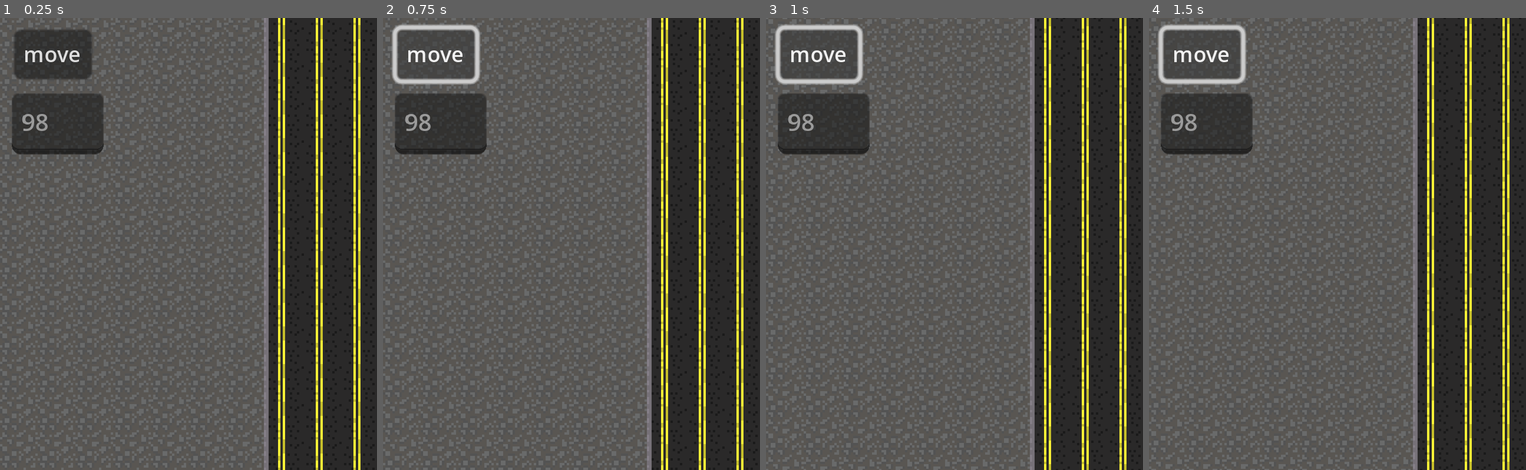
Above: before the commit, frames 1-4 (left to right).
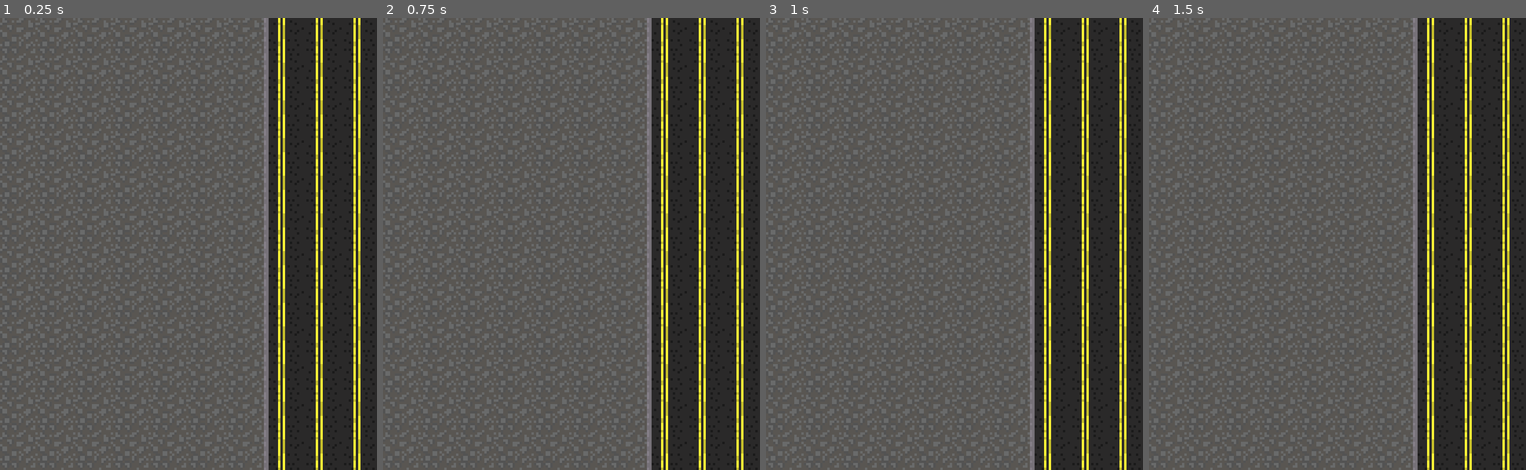
Above: after the commit, the same moments.

Repository: vitrolarium/brazilian-sidewalk
Game: Godot game, scene res://Objects/Scenes/Main.tscn
Same seed, same stepped clock (60 frames per second), same inputs: the game is played once before the commit and once after it. The project has no main scene, so this scene is started directly.
Inputs (mouse positions are in pixels of both pictures, inside the frame that each line leads up to):
- Up to frame 1 (0.25 s): no input
- Up to frame 2 (0.75 s): click (435, 54) at 0.5 s, where only the run before the commit has a clickable "move"
- Up to frame 3 (1 s): no input
- Up to frame 4 (1.5 s): click (1201, 54) at 1.25 s, where only the run before the commit has a clickable "move"

The runs differ from the first frame. In frame 1, 5.4% of the frame differs, in the area x 3-28%, y 2-31%; in frame 2, 6.2%; in frame 3, 6.9%; in frame 4, 7.0%, in the area x 2-96%, y 0-100%.

Commit message:
infinite scrolling done
suck my dick

Diff:
--- a/Objects/Scenes/sidewalk_manager.gd
+++ b/Objects/Scenes/sidewalk_manager.gd
@@ -2,6 +2,7 @@
 
 @export_category("Sidewalk Settings")
 @export var sidewalk_speed : int
+@export var alt_sidewalk_chance : float
 
 @export_category("Sidewalk Objects")
 @export var main_sidewalk : PackedScene
@@ -24,16 +25,24 @@
 	if is_enabled:
 		move_sidewalks(sidewalk_speed * delta)
 
-
 func move_sidewalks(speed : float):
 	for sidewalk in current_sidewalks:
 		sidewalk.position.y += speed
-		if speed > 0 and sidewalk.position.y > _viewport_size.y:
-			sidewalk.position.y -= _viewport_size.y * 3
 
+		if sidewalk.position.y > _viewport_size.y:
+			if randf() < alt_sidewalk_chance:
+				var new_sidewalk = alt_sidewalk.pick_random().instantiate() as TileMap
+				new_sidewalk.position.y = sidewalk.position.y - _viewport_size.y * 3
+				current_sidewalks.push_back(new_sidewalk)
+				add_child(new_sidewalk)
 
-func _on_button_pressed() -> void:
-	if is_enabled:
-		sidewalk_speed = int($TextEdit.text)
-	else:
-		is_enabled = true
+				current_sidewalks.erase(sidewalk)
+				sidewalk.queue_free()
+			else:
+				var new_sidewalk = main_sidewalk.instantiate() as TileMap
+				new_sidewalk.position.y = sidewalk.position.y - _viewport_size.y * 3
+				current_sidewalks.push_back(new_sidewalk)
+				add_child(new_sidewalk)
+
+				current_sidewalks.erase(sidewalk)
+				sidewalk.queue_free()
--- a/Objects/Scenes/sidewalk_manager.tscn
+++ b/Objects/Scenes/sidewalk_manager.tscn
@@ -1,32 +1,12 @@
-[gd_scene load_steps=3 format=3 uid="uid://8442rfdmkaiy"]
+[gd_scene load_steps=4 format=3 uid="uid://8442rfdmkaiy"]
 
 [ext_resource type="Script" path="res://Objects/Scenes/sidewalk_manager.gd" id="1_0vn1f"]
 [ext_resource type="PackedScene" uid="uid://cegx2hxloon8d" path="res://Objects/Scenes/basic_sidewalk.tscn" id="2_s2xhj"]
+[ext_resource type="PackedScene" uid="uid://2dik47tul4pb" path="res://Objects/Scenes/decorated_sidewalk.tscn" id="3_75muf"]
 
 [node name="SidewalkManager" type="Node2D"]
 script = ExtResource("1_0vn1f")
-sidewalk_speed = 98
+sidewalk_speed = 120
+alt_sidewalk_chance = 0.15
 main_sidewalk = ExtResource("2_s2xhj")
-
-[node name="DebugCam" type="Camera2D" parent="."]
-position = Vector2(80, 96)
-
-[node name="Button" type="Button" parent="."]
-z_index = 1
-offset_left = 6.0
-offset_top = 5.0
-offset_right = 32.0
-offset_bottom = 20.0
-theme_override_font_sizes/font_size = 9
-text = "move"
-
-[node name="TextEdit" type="TextEdit" parent="."]
-z_index = 1
-offset_left = 5.0
-offset_top = 32.0
-offset_right = 44.0
-offset_bottom = 58.0
-theme_override_font_sizes/font_size = 10
-placeholder_text = "98"
-
-[connection signal="pressed" from="Button" to="." method="_on_button_pressed"]
+alt_sidewalk = [ExtResource("3_75muf")]
